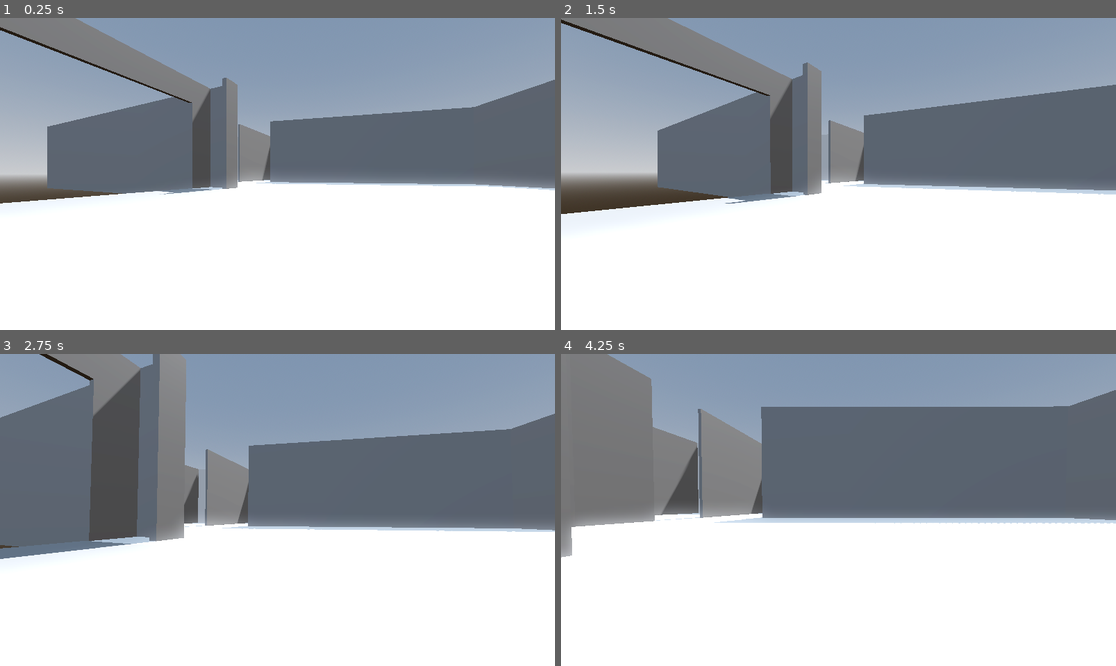
Above: before the commit, frames 1-4 (two rows, left to right).
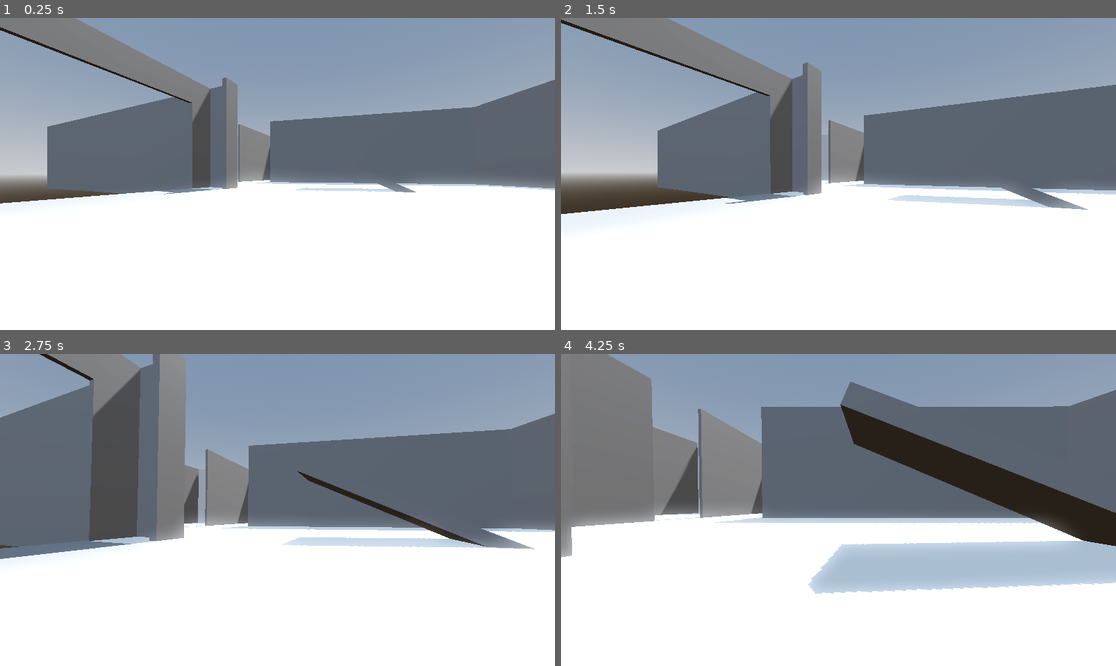
Above: after the commit, the same moments.

Repository: arsonblahaj/DDU-Escape-Herningsholm
Game: Godot game, scene res://Floor.tscn
Same seed, same stepped clock (60 frames per second), same inputs: the game is played once before the commit and once after it.
Inputs (mouse positions are in pixels of both pictures, inside the frame that each line leads up to):
- Up to frame 1 (0.25 s): no input
- Up to frame 2 (1.5 s): move the mouse to (866, 174) at 0.52 s; hold W (up) from 0.53 s (still down); tap Space (jump) at 0.77 s; move the mouse to (810, 174) at 1.27 s
- Up to frame 3 (2.75 s): keep holding W (up); tap Space (jump) at 1.52 s; move the mouse to (288, 503) at 2.02 s
- Up to frame 4 (4.25 s): keep holding W (up); move the mouse to (832, 516) at 2.77 s; tap Space (jump) at 3.02, 3.77 s; move the mouse to (877, 513) at 3.52 s

The runs differ from the first frame. In frame 1, 0.2% of the frame differs, in the area x 53-75%, y 53-56%; in frame 2, 0.9%; in frame 3, 2.0%; in frame 4, 14%, in the area x 44-100%, y 8-78%.

Commit message:
Floor and Player Update 16/01/2026

Diff:
--- a/Floor.tscn
+++ b/Floor.tscn
@@ -171,5 +171,9 @@
 transform = Transform3D(0.91967064, 0, -0.39269024, 0, 1, 0, 0.39269024, 0, 0.91967064, -2.5733824, 3.5353785, -27.602526)
 size = Vector3(0.18917847, 6.8109436, 9.322685)
 
+[node name="CSGBox3D22" type="CSGBox3D" parent="CSGCombiner3D"]
+transform = Transform3D(0.8200518, 0.38588706, -0.42261827, -0.42577928, 0.90482706, 0, 0.38239646, 0.1799421, 0.90630776, 4.5247364, 1.4978338, -11.916996)
+size = Vector3(6.3545227, 0.37158203, 2.0734863)
+
 [node name="Player" parent="." instance=ExtResource("1_wm4b4")]
 transform = Transform3D(1, 0, 0, 0, 1, 0, 0, 0, 1, 0, 2.1766214, 0)
--- a/Player.gd
+++ b/Player.gd
@@ -15,7 +15,7 @@
 	if event is InputEventMouseMotion:
 		head.rotate_y(-event.relative.x * SENS)
 		cam.rotate_x(-event.relative.y * SENS)
-		cam.rotation.x = clamp(cam.rotation.x, deg_to_rad(-40), deg_to_rad(60))
+		cam.rotation.x = clamp(cam.rotation.x, deg_to_rad(-80), deg_to_rad(80))
 
 func _physics_process(delta: float) -> void:
 	# Add the gravity.
